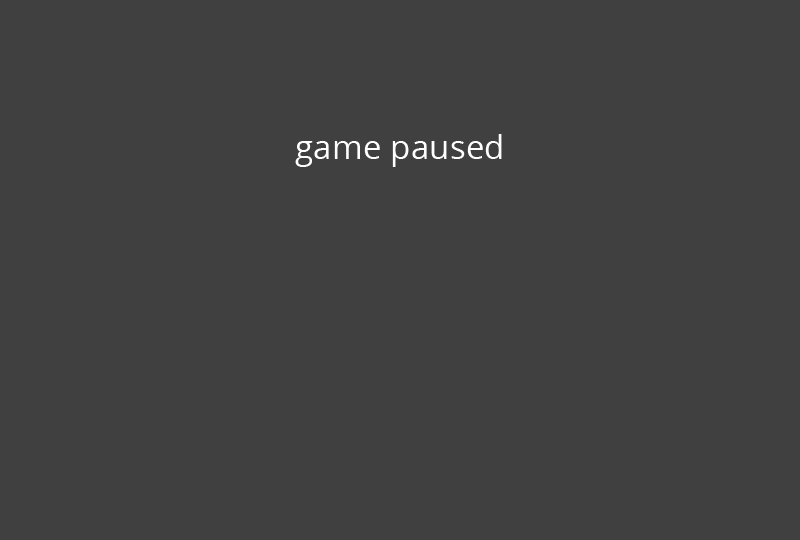
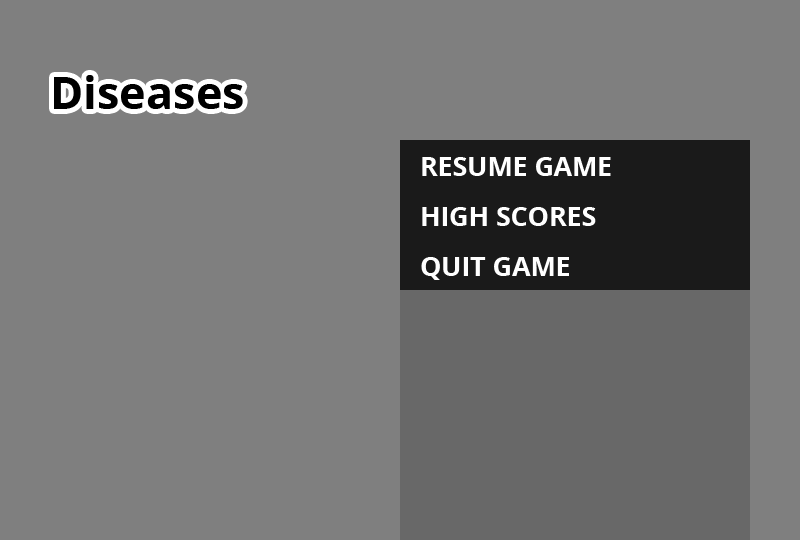
Layer changes from the first 800x540 image to the second:
added layer "Layer 4" above "Layer 3" over [400, 190, 750, 240]
showed "Layer 3", painted on it over [325, 140, 750, 440]
showed "Layer 2", painted on it over [325, 240, 750, 360]
added layer "Diseases" above "Layer 1" over [54, 75, 243, 109]
showed "Layer 1", opacity 100% → 50%, painted on it over [0, 0, 800, 540]
removed layer "game paused" over [295, 134, 502, 167]
